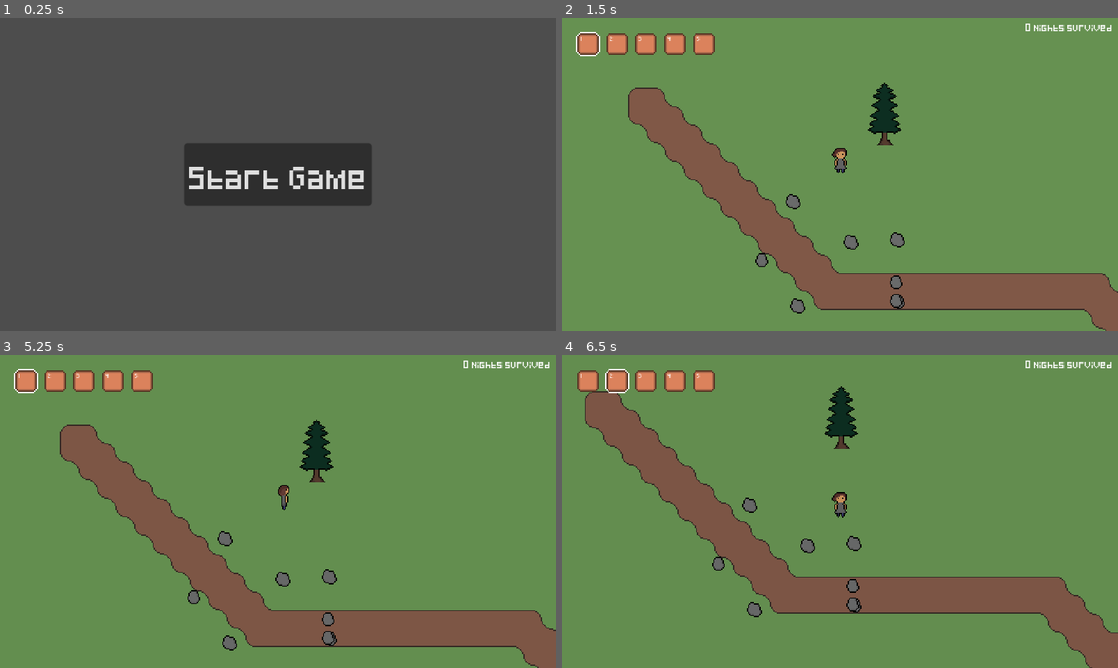
Above: before the commit, frames 1-4 (two rows, left to right).
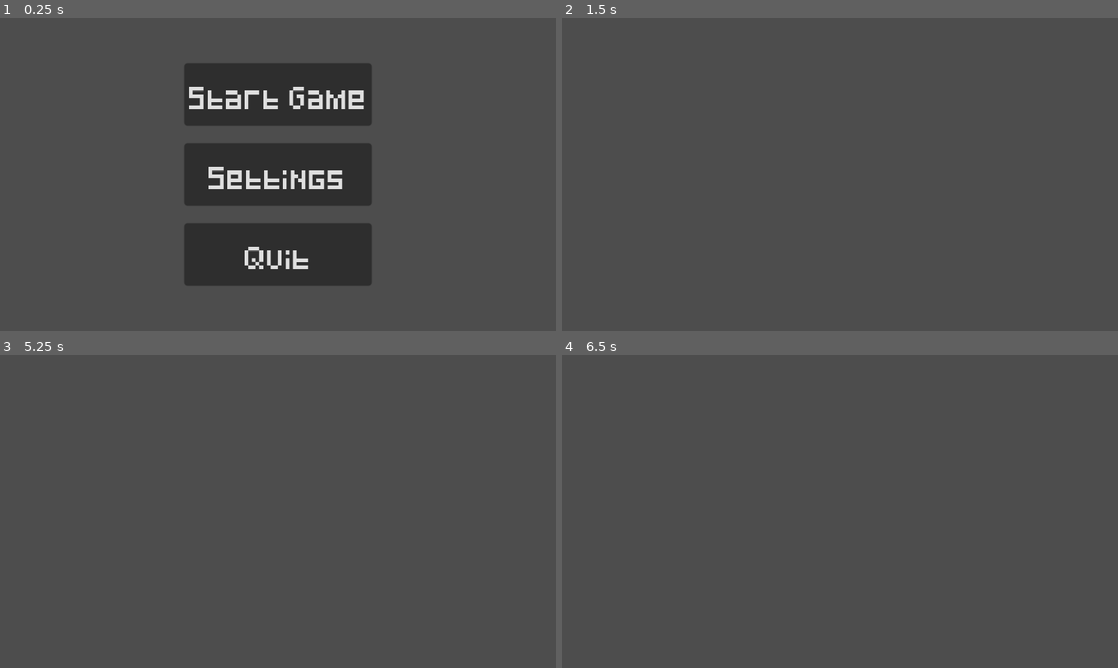
Above: after the commit, the same moments.

Repository: StormLight14/nightfall-mirror
Game: Godot game, scene res://menus/main/main_menu.tscn
Two runs of this game, one before a commit and one after it. Both use one fixed random seed, a clock stepped at 60 frames per second and the inputs below.
Inputs (mouse positions are in pixels of both pictures, inside the frame that each line leads up to):
- Up to frame 1 (0.25 s): no input
- Up to frame 2 (1.5 s): click (840, 174) at 0.5 s, where only the run after the commit has a clickable "Settings"; click (589, 46) at 1.25 s, where only the run before the commit has a clickable "1"
- Up to frame 3 (5.25 s): click (55, 383) at 2 s, where only the run before the commit has a clickable "2"; click (83, 383) at 2.75 s, where only the run before the commit has a clickable "3"; click (111, 383) at 3.5 s, where only the run before the commit has a clickable "4"; click (144, 383) at 4.25 s, where only the run before the commit has a clickable "5"; tap Enter at 5 s; move the mouse to (400, 495) at 5.02 s; hold D (right) from 5.03 s (still down); tap 1 (hotbar1) at 5.1 s
- Up to frame 4 (6.5 s): move the mouse to (728, 527) at 5.77 s; release D (right) at 5.78 s; hold S (down) from 5.78 s (still down); tap 2 (hotbar2) at 5.85 s

The runs differ from the first frame. In frame 1, 14% of the frame differs, in the area x 33-67%, y 14-86%; in frame 2, 100%; in frame 3, 100%, in the area x 0-100%, y 0-100%; in frame 4, 100%.
Error before the commit: Invalid access to property or key '<null>' on a base object of type 'Array'. (res://ui/inventory/inventory_slot.gd:46)

Commit message:
give each creature its own folder; create settings and quit buttons on main menu

Diff:
--- a/entities/creatures/stalker.gd
+++ /dev/null
@@ -1,4 +0,0 @@
-extends CharacterBody2D
-
-func _physics_process(delta: float) -> void:
-	move_and_slide()
--- a/entities/creatures/stalker.tscn
+++ /dev/null
@@ -1,6 +0,0 @@
-[gd_scene load_steps=2 format=3 uid="uid://dlfbyqbvhhqkf"]
-
-[ext_resource type="Script" path="res://entities/creatures/stalker.gd" id="1_1fi8u"]
-
-[node name="Stalker" type="CharacterBody2D"]
-script = ExtResource("1_1fi8u")
--- /dev/null
+++ b/entities/stalker/stalker.gd
@@ -0,0 +1,19 @@
+extends CharacterBody2D
+
+enum {
+	STILL,
+	FOLLOWING,
+	ATTACKING
+}
+
+var state := STILL
+var player_in_follow_area := false
+
+func _physics_process(delta: float) -> void:
+	move_and_slide()
+
+func _on_follow_area_area_entered(area: Area2D) -> void:
+	player_in_follow_area = true
+
+func _on_follow_area_area_exited(area: Area2D) -> void:
+	player_in_follow_area = false
--- /dev/null
+++ b/entities/stalker/stalker.tscn
@@ -0,0 +1,34 @@
+[gd_scene load_steps=4 format=3 uid="uid://dlfbyqbvhhqkf"]
+
+[ext_resource type="Script" path="res://entities/stalker/stalker.gd" id="1_ys522"]
+
+[sub_resource type="CircleShape2D" id="CircleShape2D_imis1"]
+radius = 245.294
+
+[sub_resource type="CircleShape2D" id="CircleShape2D_t4eke"]
+radius = 148.489
+
+[node name="Stalker" type="CharacterBody2D"]
+script = ExtResource("1_ys522")
+
+[node name="AnimatedSprite2D" type="AnimatedSprite2D" parent="."]
+
+[node name="FollowArea" type="Area2D" parent="."]
+collision_layer = 0
+collision_mask = 4
+
+[node name="CollisionShape2D" type="CollisionShape2D" parent="FollowArea"]
+shape = SubResource("CircleShape2D_imis1")
+
+[node name="AttackArea" type="Area2D" parent="."]
+collision_layer = 0
+collision_mask = 4
+
+[node name="CollisionShape2D" type="CollisionShape2D" parent="AttackArea"]
+shape = SubResource("CircleShape2D_t4eke")
+debug_color = Color(1, 0.00933159, 0.0364816, 0.42)
+
+[connection signal="area_entered" from="FollowArea" to="." method="_on_follow_area_area_entered"]
+[connection signal="area_exited" from="FollowArea" to="." method="_on_follow_area_area_exited"]
+[connection signal="area_entered" from="AttackArea" to="." method="_on_follow_area_area_entered"]
+[connection signal="area_exited" from="AttackArea" to="." method="_on_follow_area_area_exited"]
--- a/menus/main/main_menu.gd
+++ b/menus/main/main_menu.gd
@@ -3,3 +3,10 @@
 func _on_start_button_pressed() -> void:
 	get_tree().change_scene_to_file("res://scenes/main/island.tscn")
 	Audio.play_sound("ui_click_1", 0.2)
+
+func _on_settings_button_pressed() -> void:
+	get_tree().change_scene_to_file("res://ui/settings/settings.tscn")
+	Audio.play_sound("ui_click_1", 0.2)
+
+func _on_quit_button_pressed() -> void:
+	get_tree().quit()
--- a/menus/main/main_menu.tscn
+++ b/menus/main/main_menu.tscn
@@ -21,10 +21,21 @@
 
 [node name="VBoxContainer" type="VBoxContainer" parent="CenterContainer"]
 layout_mode = 2
+theme_override_constants/separation = 15
 
 [node name="StartButton" type="Button" parent="CenterContainer/VBoxContainer"]
 layout_mode = 2
 text = "Start Game
 "
 
+[node name="SettingsButton" type="Button" parent="CenterContainer/VBoxContainer"]
+layout_mode = 2
+text = "Settings"
+
+[node name="QuitButton" type="Button" parent="CenterContainer/VBoxContainer"]
+layout_mode = 2
+text = "Quit"
+
 [connection signal="pressed" from="CenterContainer/VBoxContainer/StartButton" to="." method="_on_start_button_pressed"]
+[connection signal="pressed" from="CenterContainer/VBoxContainer/SettingsButton" to="." method="_on_settings_button_pressed"]
+[connection signal="pressed" from="CenterContainer/VBoxContainer/QuitButton" to="." method="_on_quit_button_pressed"]
--- /dev/null
+++ b/ui/settings/settings.tscn
@@ -0,0 +1,9 @@
+[gd_scene format=3 uid="uid://0erp8mecscd5"]
+
+[node name="Settings" type="Control"]
+layout_mode = 3
+anchors_preset = 15
+anchor_right = 1.0
+anchor_bottom = 1.0
+grow_horizontal = 2
+grow_vertical = 2
Renamed: entities/creatures/shapeshifter.tscn -> entities/shapeshifter/shapeshifter.tscn
Binary file added: entities/stalker/stalker_static.png
Not shown, added: entities/stalker/stalker_static.png.import
